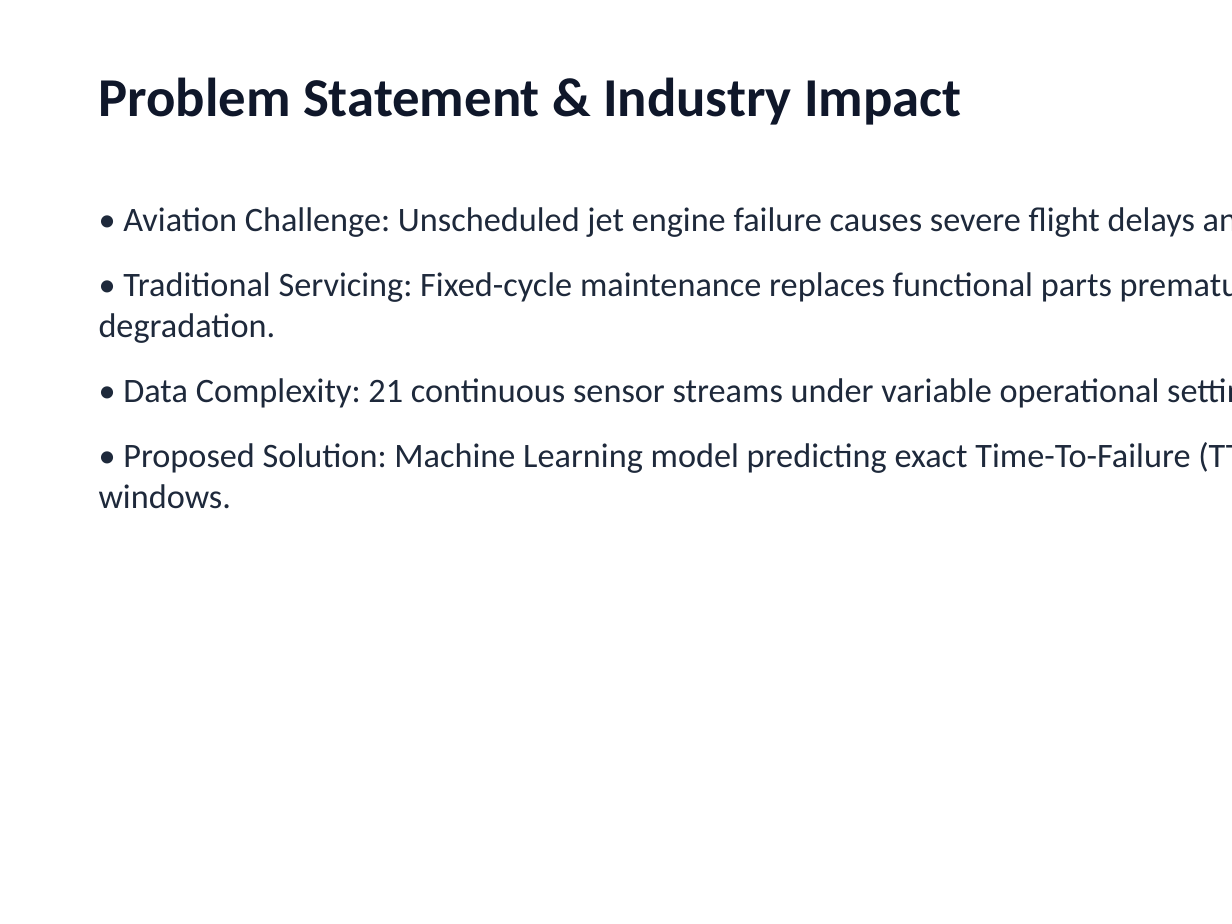
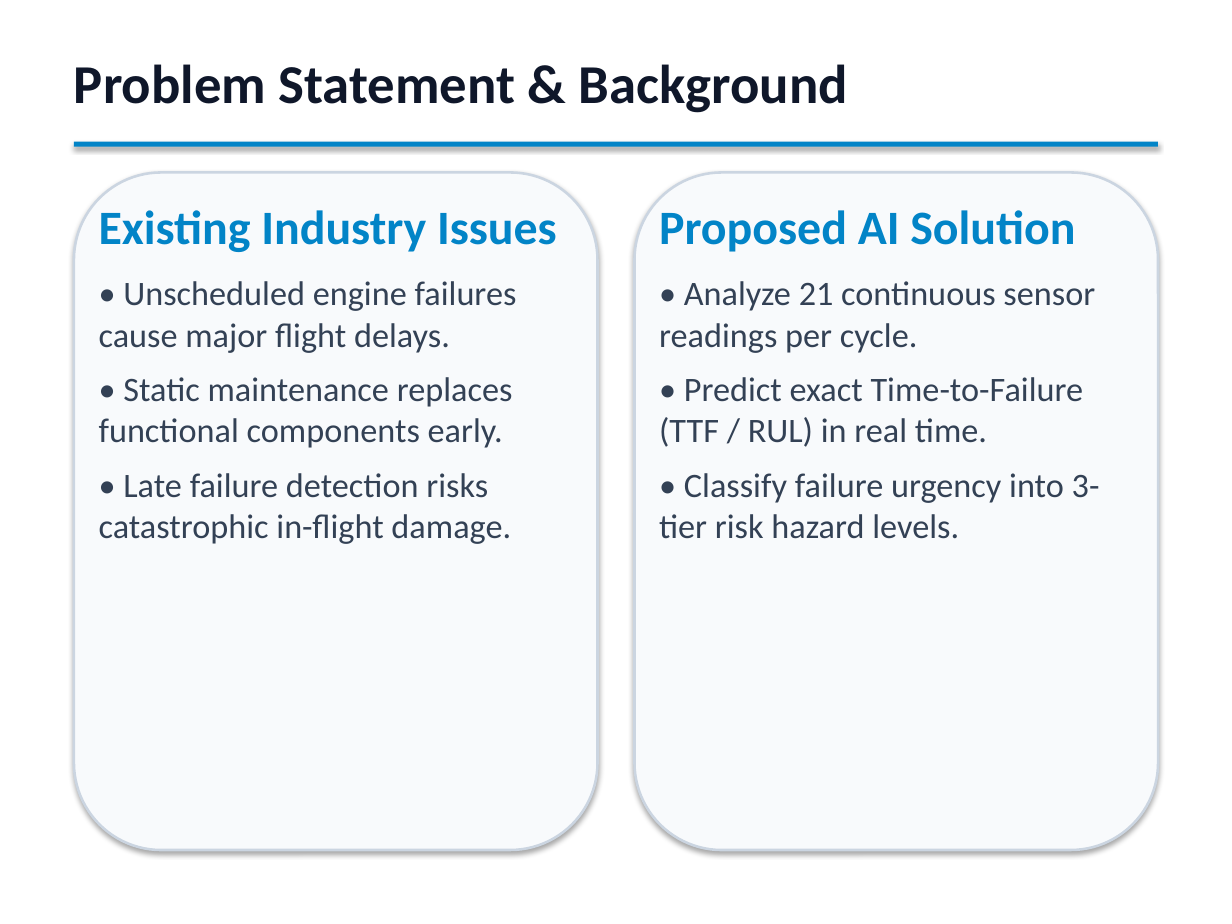
Before and after one commit to PiyushTiwari2051/Predictive-Master, a slide deck: slide 4 of Predictive_Maintenance_Internship_Presentation.pptx. Drawn at 1232x924 pixels with LibreOffice and Linux fonts; fonts in the diff are those of the drawing. Boxes give left, top, right and bottom in pixels: in the first picture for what was removed or moved away, otherwise in the second. Text is boxed around its words. In the diff, an @@ line names an element or a change of style, - is before the commit and + after.

Commit message:
Update masterpiece presentation PPTX with exact 100% template rule compliance

```diff
--- a/Predictive_Maintenance_Internship_Presentation.pptx
+++ b/Predictive_Maintenance_Internship_Presentation.pptx
@@ text at box(74, 64, 848, 113): text changed @@
-Problem Statement & Industry Impact
+Problem Statement & Background
@@ rectangle added at box(74, 142, 1158, 147), fill #0284C7 @@
@@ rounded rectangle added at box(74, 172, 598, 850), fill #F8FAFC, outline #CBD5E1 1.5 pt @@
@@ rounded rectangle added at box(634, 172, 1158, 850), fill #F8FAFC, outline #CBD5E1 1.5 pt @@
@@ text removed at box(99, 207, 1195, 509) @@
-• Aviation Challenge: Unscheduled jet engine failure causes severe flight delays and safety risks.
-• Traditional Servicing: Fixed-cycle maintenance replaces functional parts prematurely or misses early degradation.
-• Data Complexity: 21 continuous sensor streams under variable operational settings.
-• Proposed Solution: Machine Learning model predicting exact Time-To-Failure (TTF) and failure risk windows.
@@ text added at box(99, 210, 557, 544), 20 pt, text #334155 @@
+Existing Industry Issues
+• Unscheduled engine failures cause major flight delays.
+• Static maintenance replaces functional components early.
+• Late failure detection risks catastrophic in-flight damage.
@@ text added at box(659, 210, 1100, 539), 20 pt, text #334155 @@
+Proposed AI Solution
+• Analyze 21 continuous sensor readings per cycle.
+• Predict exact Time-to-Failure (TTF / RUL) in real time.
+• Classify failure urgency into 3-tier risk hazard levels.
```
Also in this commit, not shown: 13 other slides changed, 2 slides added, 2 slides removed, 1 other file.
